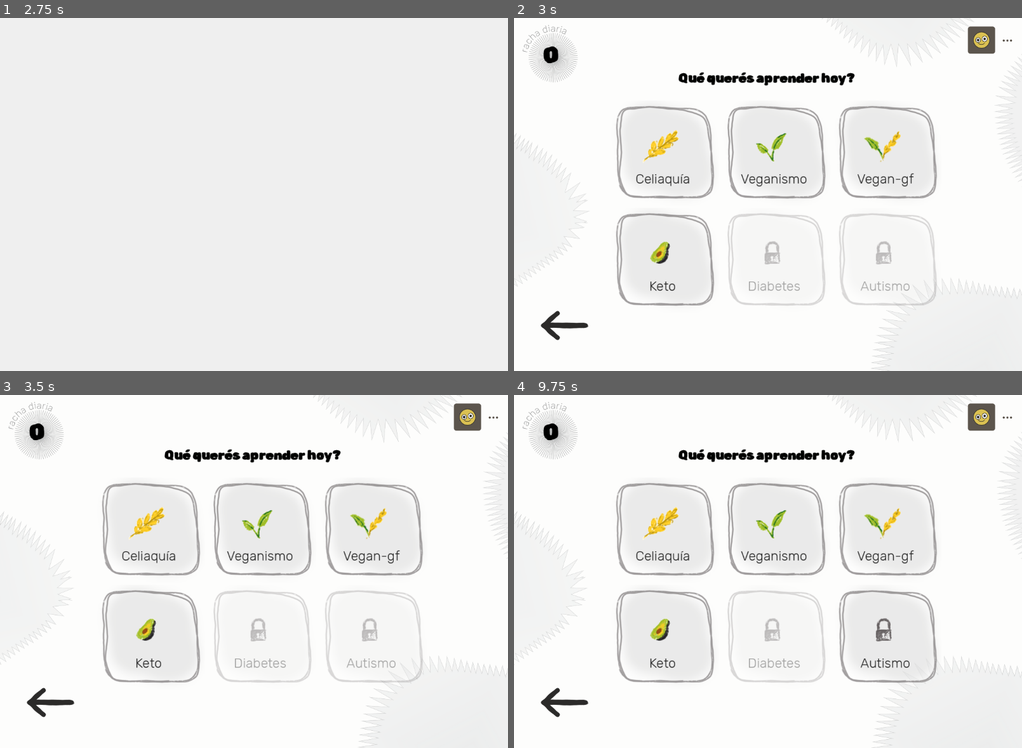
Above: before the commit, frames 1-4 (two rows, left to right).
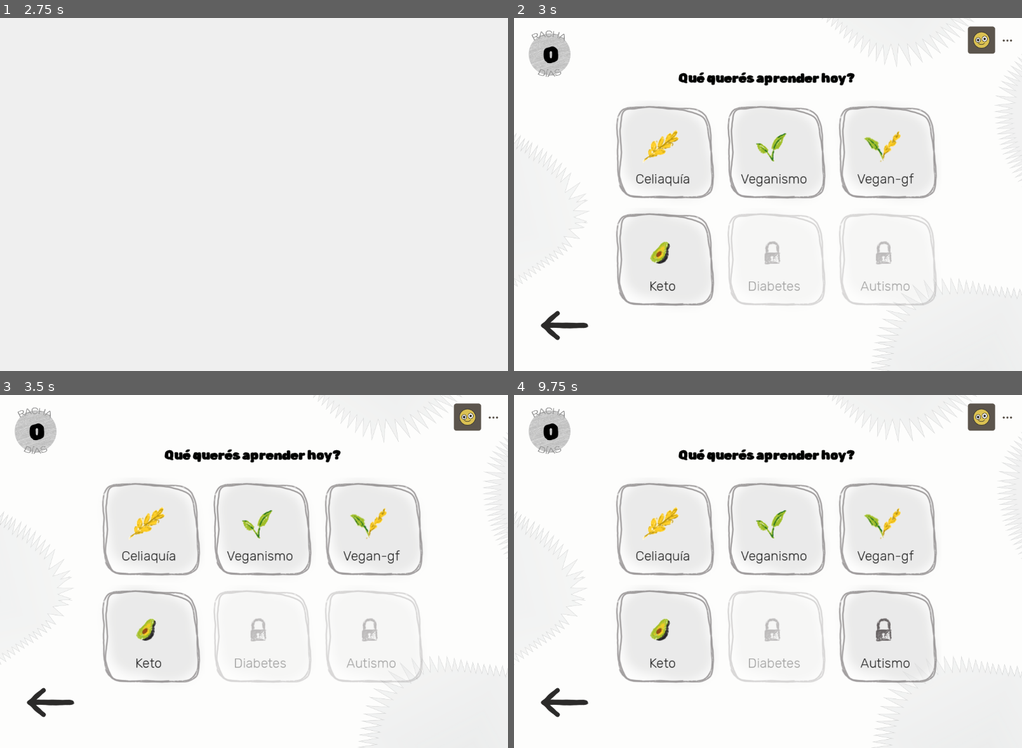
Above: after the commit, the same moments.

Repository: TTIP-e-vidente/e-vidente
Game: Godot game, scene res://interface/evidente.tscn
Same seed, same stepped clock (60 frames per second), same inputs: the game is played once before the commit and once after it. Sound files missing from this copy of the repository are replaced by a short silence.
Inputs (mouse positions are in pixels of both pictures, inside the frame that each line leads up to):
- Up to frame 1 (2.75 s): click (243, 314) at 0.5 s; click "Jugar" at 1.25 s; click "Jugar" at 2 s
- Up to frame 2 (3 s): click "Celiaquía" at 2.75 s
- Up to frame 3 (3.5 s): no input
- Up to frame 4 (9.75 s): click "Veganismo" at 3.5 s; click (783, 451) at 4.25 s; click (564, 702) at 5 s; click "Vegan-gf" at 5.75 s; click "Keto" at 6.5 s; click (783, 500) at 7.25 s; click (569, 698) at 8 s; click "Diabetes" at 8.75 s; click "Autismo" at 9.5 s

Frame 1 is identical in both runs. In frame 2, 0.5% of the frame differs, in the area x 1-13%, y 1-19%; in frame 3, 0.5%; in frame 4, 0.5%.

Commit message:
Cambio sprites racha
Cambio los sprites de la racha

Diff:
--- a/project/interface/components/Racha.gd
+++ b/project/interface/components/Racha.gd
@@ -4,11 +4,11 @@
 
 signal pressed
 
-const SPRAY_TEXTURE := preload("res://assets-sistema/racha-diaria/racha-diaria.png")
+const SPRAY_TEXTURE := preload("res://assets-sistema/racha-diaria/racha-diaria-1.png")
 const COUNT_FONT := preload("res://fonts/RubikSprayPaint-Regular.ttf")
-const ACTIVE_TEXTURE := preload("res://assets-sistema/racha-diaria/racha-activa.png")
+const ACTIVE_TEXTURE := preload("res://assets-sistema/racha-diaria/racha-activa-1.png")
 const WARNING_TEXTURE := preload("res://assets-sistema/racha-diaria/racha-warning.png")
-const INACTIVE_TEXTURE := preload("res://assets-sistema/racha-diaria/racha-inactiva.png")
+const INACTIVE_TEXTURE := preload("res://assets-sistema/racha-diaria/racha-inactiva-1.png")
 const ContextoSesionDeJuegoScript := preload("res://niveles/progress/ContextoSesionDeJuego.gd")
 
 var _current_count: int = 0
--- a/project/interface/components/Racha.tscn
+++ b/project/interface/components/Racha.tscn
@@ -1,11 +1,13 @@
 [gd_scene format=3 uid="uid://8mlb875rgn"]
 
 [ext_resource type="Script" uid="uid://crve8k6tqymjf" path="res://interface/components/Racha.gd" id="1_racha_script"]
+[ext_resource type="Texture2D" uid="uid://cp3if4v0woi4g" path="res://assets-sistema/racha-diaria/racha-diaria-1.png" id="2_ua6bm"]
 [ext_resource type="FontFile" uid="uid://b3n6r5hls8unw" path="res://fonts/RubikSprayPaint-Regular.ttf" id="3_4icum"]
 
-[sub_resource type="StyleBoxEmpty" id="StyleBoxEmpty_n84xy"]
+[sub_resource type="StyleBoxEmpty" id="StyleBoxEmpty_4icum"]
 
 [node name="Racha" type="Control" unique_id=791595657]
+modulate = Color(0.8, 0.8, 0.8, 1)
 custom_minimum_size = Vector2(136, 136)
 layout_mode = 3
 anchors_preset = 0
@@ -13,17 +15,31 @@
 script = ExtResource("1_racha_script")
 
 [node name="Background" type="TextureRect" parent="." unique_id=1911348116]
-layout_mode = 0
+layout_mode = 1
+anchors_preset = 15
 anchor_right = 1.0
 anchor_bottom = 1.0
+offset_right = 24.0
+offset_bottom = 24.0
+grow_horizontal = 2
+grow_vertical = 2
+scale = Vector2(0.94093764, 0.94093764)
 mouse_filter = 2
+texture = ExtResource("2_ua6bm")
 expand_mode = 1
 stretch_mode = 5
 
 [node name="CountLabel" type="Label" parent="." unique_id=1677955428]
-layout_mode = 0
+layout_mode = 1
+anchors_preset = 15
 anchor_right = 1.0
 anchor_bottom = 1.0
+offset_left = 8.0
+offset_top = 8.0
+offset_right = 8.0
+offset_bottom = 8.0
+grow_horizontal = 2
+grow_vertical = 2
 theme_override_colors/font_color = Color(0, 0, 0, 1)
 theme_override_fonts/font = ExtResource("3_4icum")
 theme_override_font_sizes/font_size = 52
@@ -32,13 +48,14 @@
 vertical_alignment = 1
 
 [node name="HotspotButton" type="Button" parent="." unique_id=1456877308]
-layout_mode = 0
+layout_mode = 1
+anchors_preset = 15
 anchor_right = 1.0
 anchor_bottom = 1.0
 mouse_default_cursor_shape = 2
-theme_override_styles/normal = SubResource("StyleBoxEmpty_n84xy")
-theme_override_styles/pressed = SubResource("StyleBoxEmpty_n84xy")
-theme_override_styles/hover = SubResource("StyleBoxEmpty_n84xy")
-theme_override_styles/disabled = SubResource("StyleBoxEmpty_n84xy")
-theme_override_styles/focus = SubResource("StyleBoxEmpty_n84xy")
+theme_override_styles/normal = SubResource("StyleBoxEmpty_4icum")
+theme_override_styles/pressed = SubResource("StyleBoxEmpty_4icum")
+theme_override_styles/hover = SubResource("StyleBoxEmpty_4icum")
+theme_override_styles/disabled = SubResource("StyleBoxEmpty_4icum")
+theme_override_styles/focus = SubResource("StyleBoxEmpty_4icum")
 flat = true
Binary file added: project/assets-sistema/racha-diaria/racha-activa-1.png
Binary file added: project/assets-sistema/racha-diaria/racha-diaria-1.png
Binary file added: project/assets-sistema/racha-diaria/racha-inactiva-1.png
Binary file added: project/assets-sistema/racha-diaria/racha-warning-1.png
